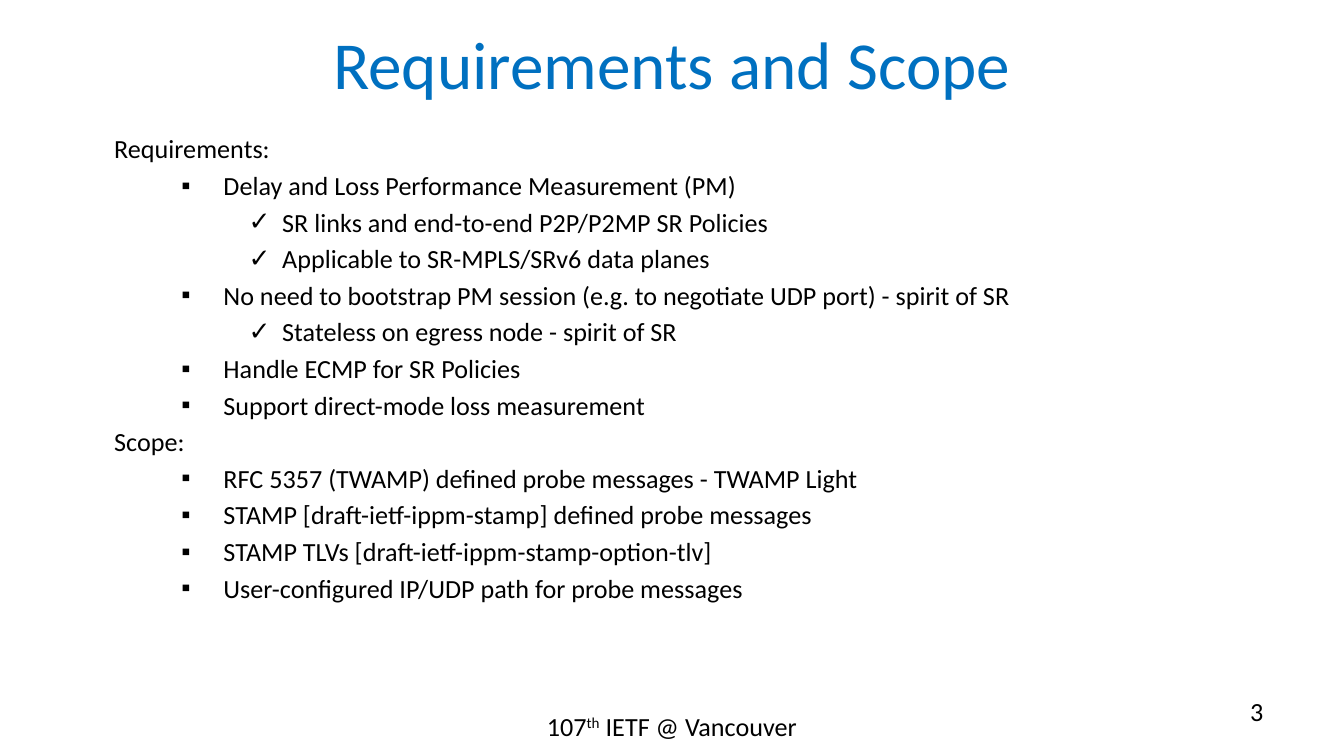
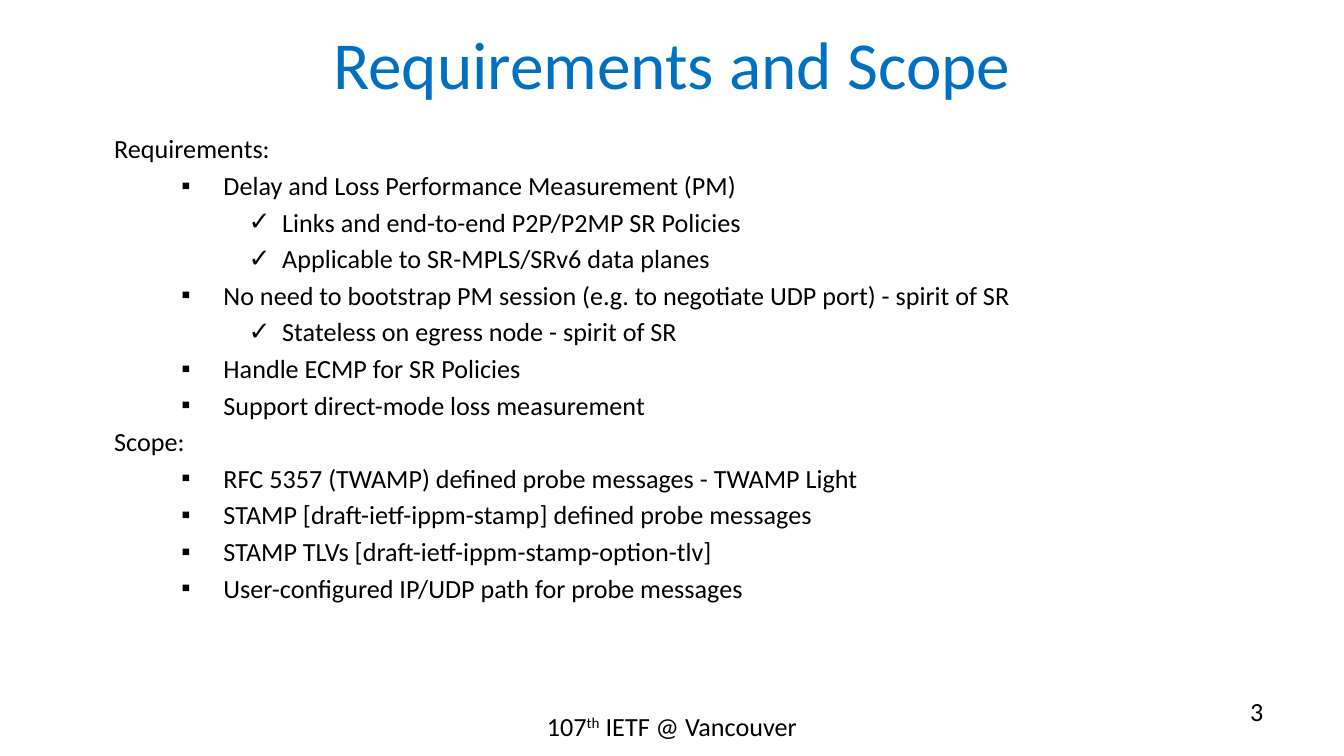
Before and after one commit to rakgandhi/ietf-slides, a slide deck: slide 3 of draft-gandhi-spring-twamp-srpm-07.pptx. Drawn at 1344x756 pixels with LibreOffice and Linux fonts; fonts in the diff are those of the drawing. Boxes give left, top, right and bottom in pixels: in the first picture for what was removed or moved away, otherwise in the second. Text is boxed around its words. In the diff, an @@ line names an element or a change of style, - is before the commit and + after.

```diff
--- a/draft-gandhi-spring-twamp-srpm-07.pptx
+++ b/draft-gandhi-spring-twamp-srpm-07.pptx
@@ text at bbox=[282, 214, 741, 233]: text changed @@
-    ✓ SR links and end-to-end P2P/P2MP SR Policies
+    ✓ Links and end-to-end P2P/P2MP SR Policies
```
Also in this commit, not shown: 9 other slides changed.
